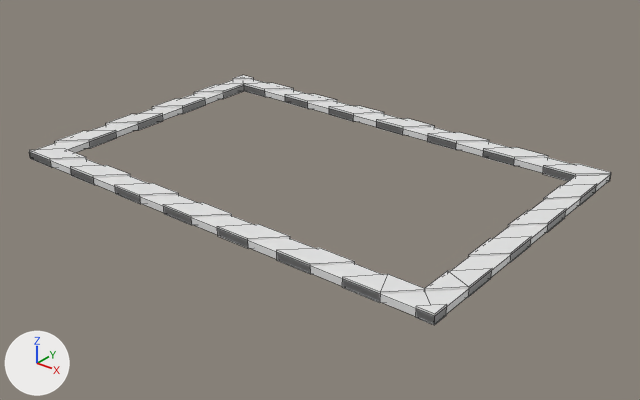
The FBX model CleanupClash/Import/SM_Warning_Tape.fbx as it was, and as the next commit left it.
Both versions are drawn from a camera (50 mm lens) standing at (3.83, -4.69, 2.57) and looking at (0.12, -0.05, -0.3). Lighting does not change. The marker at lower left points along +X, +Y and +Z. Mesh edges are drawn as thin lines. Materials are left out; every surface is plain grey. Where no turn or scale is listed for an object, it has been applied to the vertices.

Names of what the first picture shows: 'SM_Warning_Tape_'.
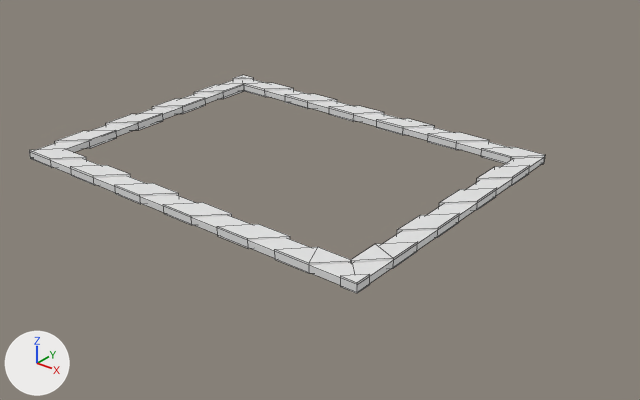
The change in detail:
me_mesh has 206 vertices, 160 faces and spans x -1.81..1.81, y -1.19..1.19, z -0.04..0.04.
me_mesh is used by ob_sm_warning_tape; location (0.0, 0.0, -0.071).
me_mesh part 1: the loose piece of 16 vertices spanning x -1.81..1.81, y -1.19..1.19, z -0.03..0.02 is scaled about its middle by (0.855, 1, 0.999), then moved by (-0.26, 0.0, 0.0).
me_mesh part 2: the loose piece of 10 vertices spanning x 1.38..1.81, y 1.0..1.19, z -0.04..0.04 is moved by (-0.51, 0.0, 0.0).
me_mesh part 3: the loose piece of 8 vertices spanning x 1.62..1.81, y 0.49..0.93, z -0.04..0.04 is moved by (-0.51, 0.0, 0.0).
me_mesh part 4: the loose piece of 8 vertices spanning x 1.62..1.81, y -0.01..0.43, z -0.04..0.04 is moved by (-0.51, 0.0, 0.0).
me_mesh part 5: the loose piece of 6 vertices spanning x 1.69..1.81, y -1.19..-1.07, z -0.04..0.04 is moved by (-0.51, 0.0, 0.0).
me_mesh part 6: the loose piece of 8 vertices spanning x 1.62..1.81, y -0.51..-0.07, z -0.04..0.04 is moved by (-0.51, 0.0, 0.0).
me_mesh part 7: the loose piece of 16 vertices spanning x 1.19..1.81, y -1.19..-0.57, z -0.04..0.04 is moved by (-0.51, 0.0, 0.0).

What differs and where, as boxes [x1, y1, x2, y2] in the pictures (640 x 400 px; the box of a moved part takes in the faces that stretch with it):
'SM_Warning_Tape_', reshaped (11% narrower, 13% shorter): before [29, 75, 611, 325]; after [29, 75, 545, 293]
part 1 of me_mesh, moved or reshaped: before [29, 79, 611, 323]; after [37, 79, 544, 285]
part 2 of me_mesh, moved or reshaped: before [543, 164, 611, 182]; after [481, 147, 545, 164]
part 3 of me_mesh, moved or reshaped: before [543, 184, 597, 206]; after [477, 165, 530, 186]
part 4 of me_mesh, moved or reshaped: before [508, 208, 566, 233]; after [439, 188, 497, 210]
part 5 of me_mesh, moved or reshaped: before [416, 304, 447, 325]; after [341, 274, 370, 293]
part 6 of me_mesh, moved or reshaped: before [468, 236, 531, 263]; after [397, 213, 459, 238]
part 7 of me_mesh, moved or reshaped: before [342, 268, 492, 303]; after [275, 242, 418, 273]
